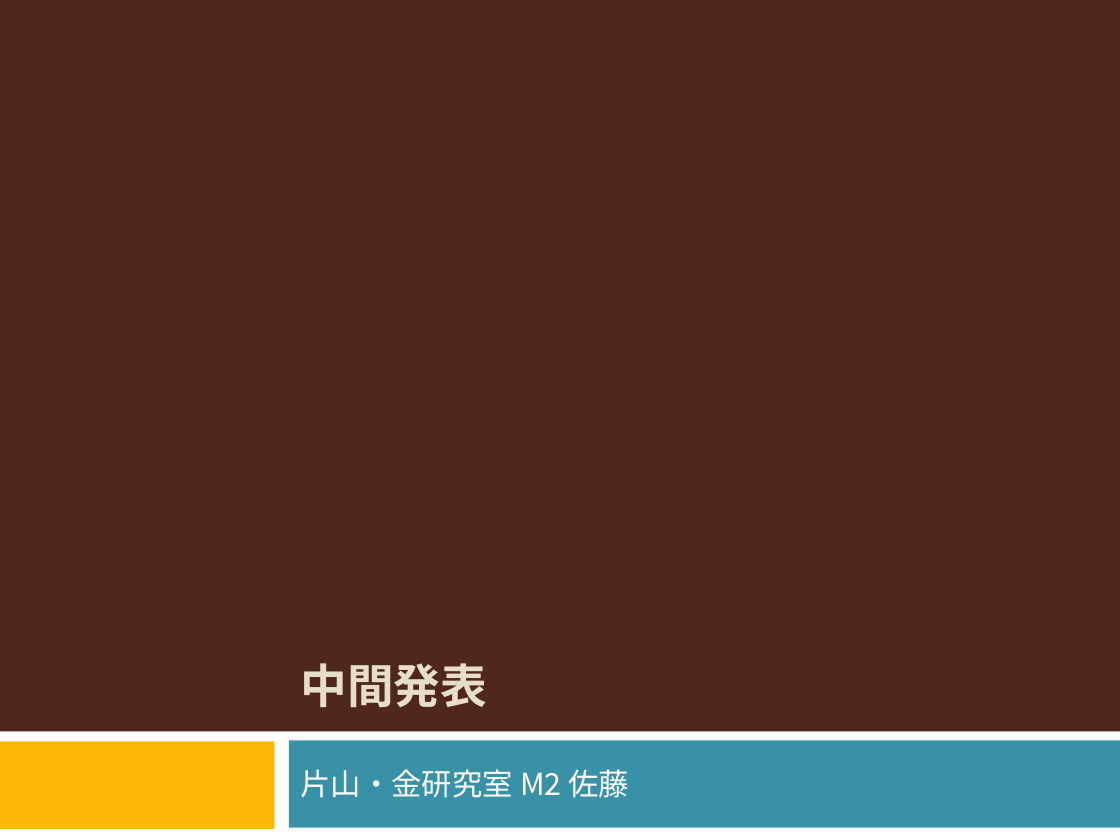
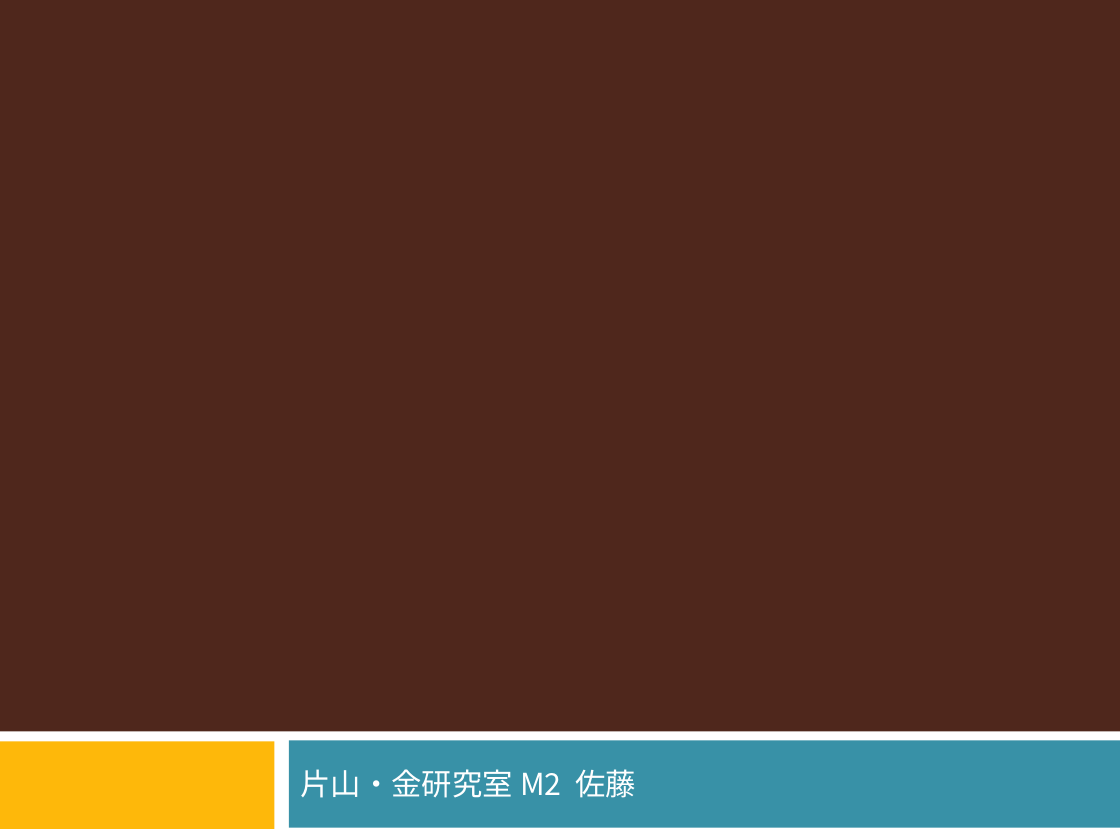
Before and after one commit to Izulabo-nitech/Distributed_Complexity_of_k-Maximal_Independent_Set_Verification, a slide deck: slide 1 of chukan/chukan2020_sato.pptx. Drawn at 1120x840 pixels with LibreOffice and Linux fonts; fonts in the diff are those of the drawing; grey boxes stand for pictures. Boxes give left, top, right and bottom in pixels: in the first picture for what was removed or moved away, otherwise in the second. Text is boxed around its words. In the diff, an @@ line names an element or a change of style, - is before the commit and + after.

```diff
--- a/chukan/chukan2020_sato.pptx
+++ b/chukan/chukan2020_sato.pptx
@@ title removed at box(300, 663, 487, 707) @@
-中間発表
@@ subtitle "片山・金研究室 M2 佐藤" rewrapped from box(300, 769, 630, 798) to box(300, 769, 636, 798) @@
```
Also in this commit, not shown: 6 other slides changed, 2 slides added, 5 other files.
